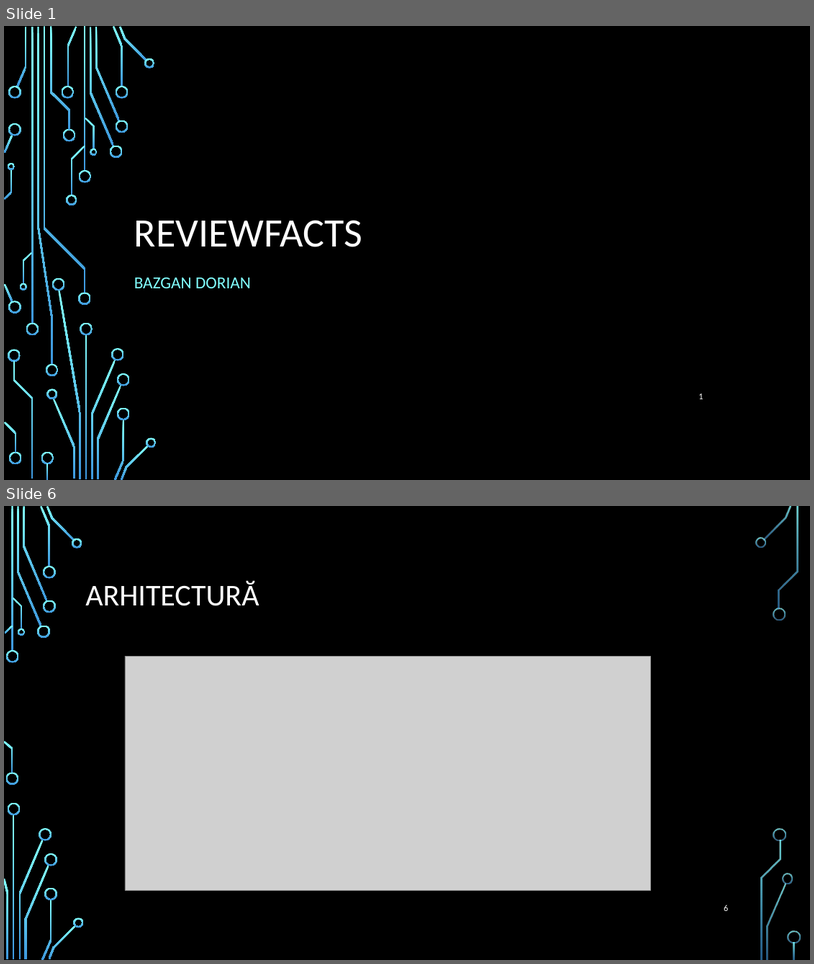
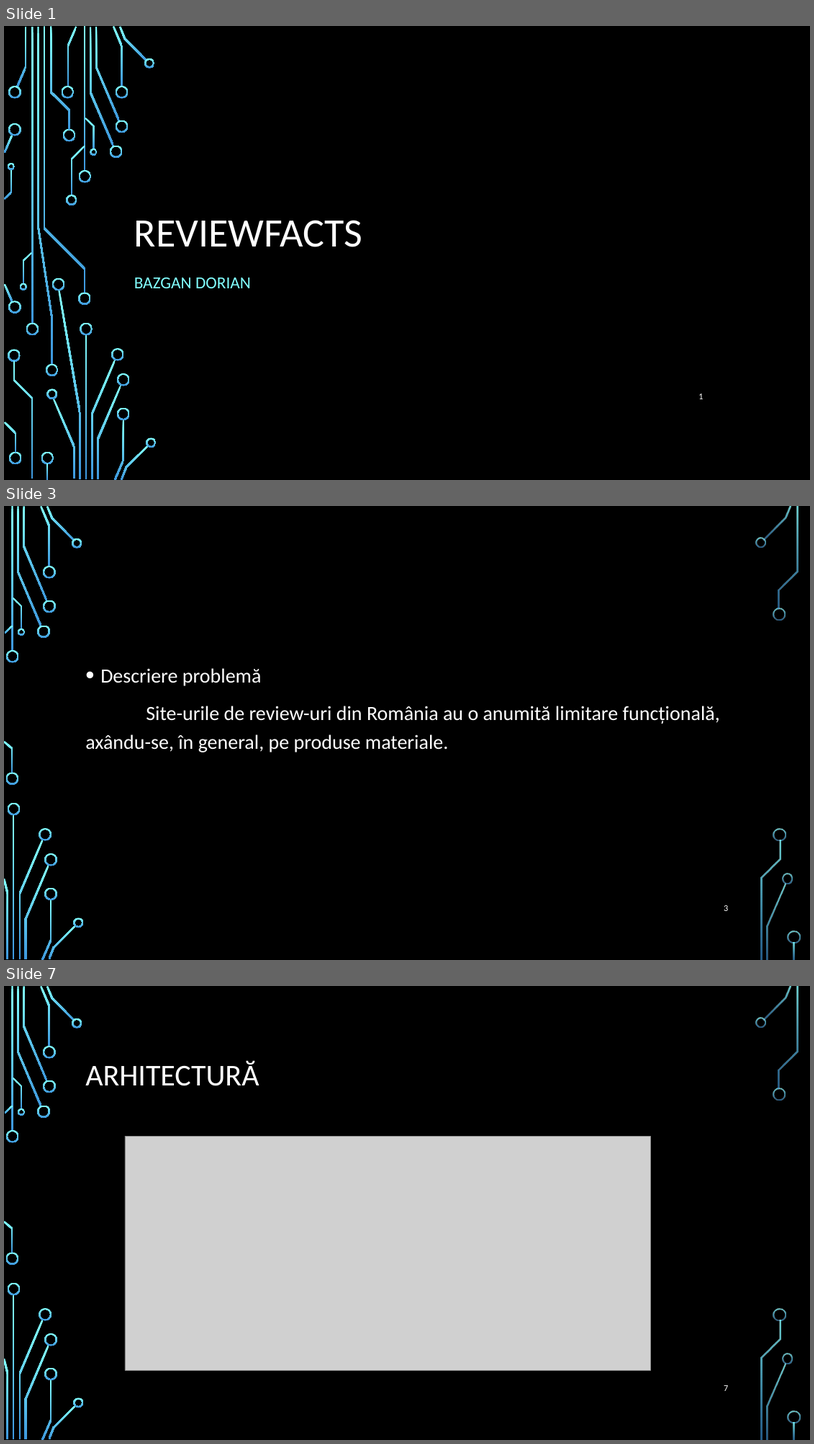
Before and after one commit to ddorian12/Licenta2018BazganDorian, a slide deck: ReviewFactsBest.pptx. Shown one above the other, each under a label of ours: slides 1 and 6 before the commit, slides 1, 3 and 7 after it; the slides between them are not shown. The pictures are 814x964 and 814x1444 pixels, drawn with LibreOffice and Linux fonts; fonts in the diff are those of the drawing; grey boxes stand for pictures; background and template pictures are left out. Boxes give left, top, right and bottom in pixels: in the first picture for what was removed or moved away, otherwise in the second. Text is boxed around its words. In the diff, an @@ line names an element or a change of style, - is before the commit and + after.

```diff
--- a/ReviewFactsBest.pptx
+++ b/ReviewFactsBest.pptx
@@ slide 3 added at bbox=[4, 506, 810, 960], background picture (left out); not listed: 36 template elements that a slide beside it also shows @@
@@ text added at bbox=[85, 668, 720, 752], 24 pt, text #FFFFFF @@
+• Descriere problemă
+Site-urile de review-uri din România au o anumită limitare funcțională, axându-se, în general, pe produse materiale.
@@ page number added at bbox=[724, 905, 728, 911], 10.5 pt, text #FFFFFF @@
+3
@@ what was slide 6 is now slide 7 @@
@@ page number at bbox=[724, 1385, 728, 1391]: text changed @@
-6
+7
```
Also in this commit, not shown: 6 slides changed.
